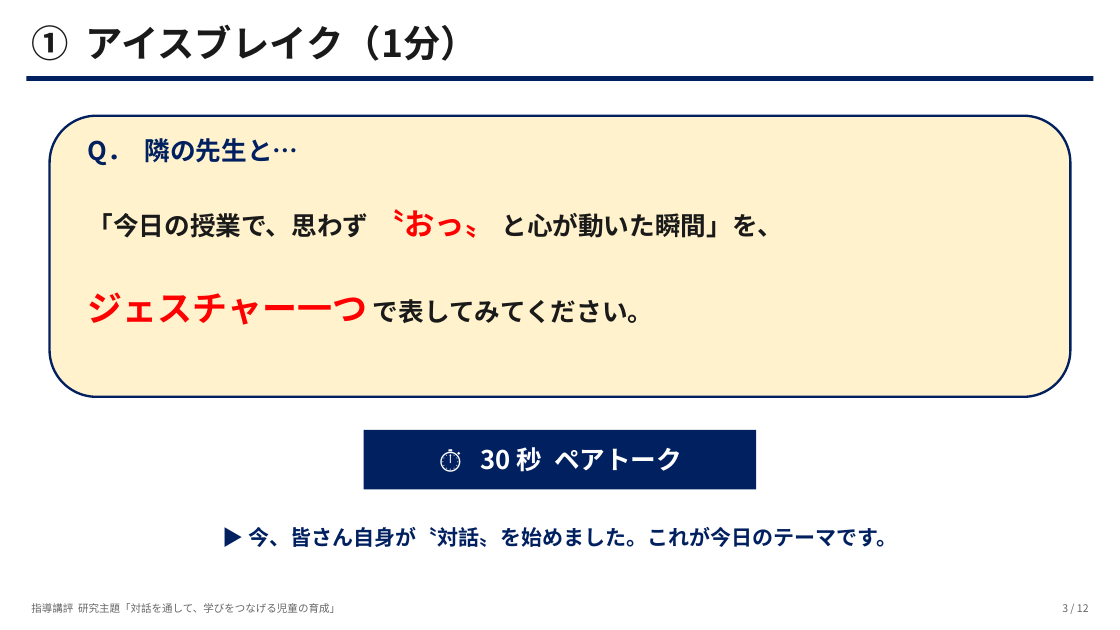
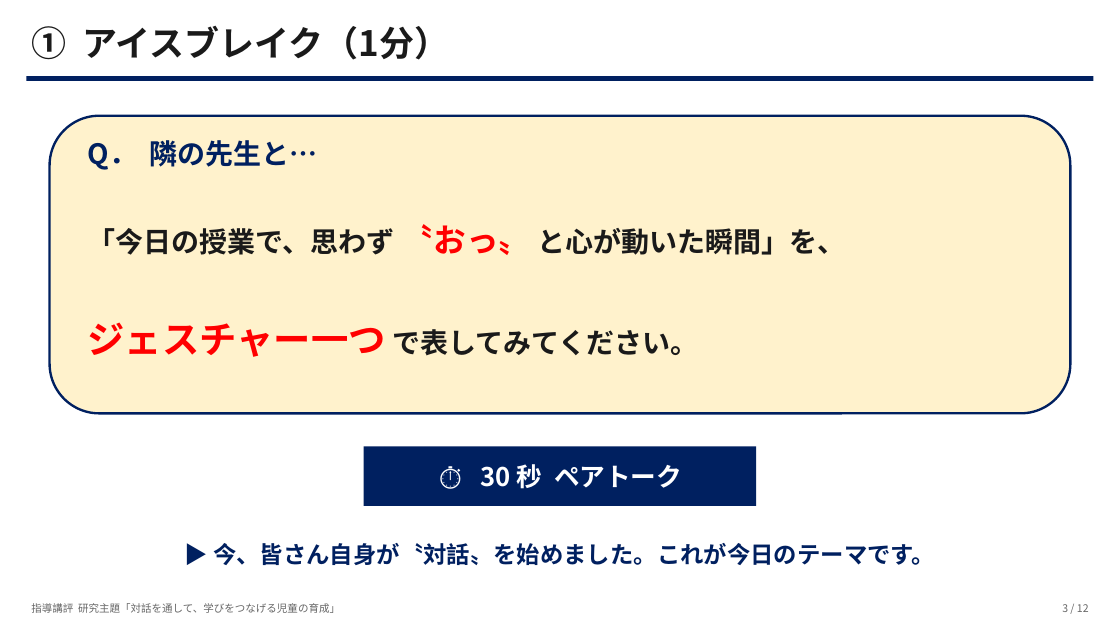
Before and after one commit to contynet730-star/con30, a slide deck: slide 3 of 指導講評_対話を通して学びをつなげる児童.pptx. Drawn at 1120x630 pixels with LibreOffice and Linux fonts; fonts in the diff are those of the drawing. Boxes give left, top, right and bottom in pixels: in the first picture for what was removed or moved away, otherwise in the second. Text is boxed around its words. In the diff, an @@ line names an element or a change of style, - is before the commit and + after.

```diff
--- a/指導講評_対話を通して学びをつなげる児童.pptx
+++ b/指導講評_対話を通して学びをつなげる児童.pptx
@@ text "① アイスブレイク（1分）" at (31, 26, 449, 60): size 32 to 30 pt @@
@@ rounded rectangle: place and size @@
-rounded rectangle at (50, 116, 1070, 397)
+rounded rectangle at (50, 116, 1070, 413)
@@ text "Q． 隣の先生と…" at (88, 140, 318, 170): size 22 to 24 pt @@
@@ text "「今日の授業で、思わず 〝おっ〟 と心が動いた瞬間」を、": place and size @@
-text "「今日の授業で、思わず 〝おっ〟 と心が動いた瞬間」を、" at (88, 209, 783, 238)
+text "「今日の授業で、思わず 〝おっ〟 と心が動いた瞬間」を、" at (88, 224, 846, 255)
@@ text "「今日の授業で、思わず 〝おっ〟 と心が動いた瞬間」を、" at (88, 224, 846, 255): size 22 to 24 pt in "「今日の授業で、思わず と心が動いた瞬間」を、"; size 26 to 28 pt in "〝おっ〟" @@
@@ text "ジェスチャー一つ で表してみてください。": place and size @@
-text "ジェスチャー一つ で表してみてください。" at (88, 292, 653, 325)
+text "ジェスチャー一つ で表してみてください。" at (88, 322, 699, 357)
@@ text "ジェスチャー一つ で表してみてください。" at (88, 322, 699, 357): size 30 to 32 pt in "ジェスチャー一つ"; size 22 to 24 pt in "で表してみてください。" @@
@@ 2 texts, 1 rectangle: place and size @@
-2 texts, 1 rectangle at (248, 430, 897, 547)
+2 texts, 1 rectangle at (213, 446, 935, 565)
@@ text "▶ 今、皆さん自身が〝対話〟を始めました。これが今日のテーマです。" at (213, 543, 935, 565): size 18 to 20 pt @@
```
Also in this commit, not shown: 11 other slides changed.
